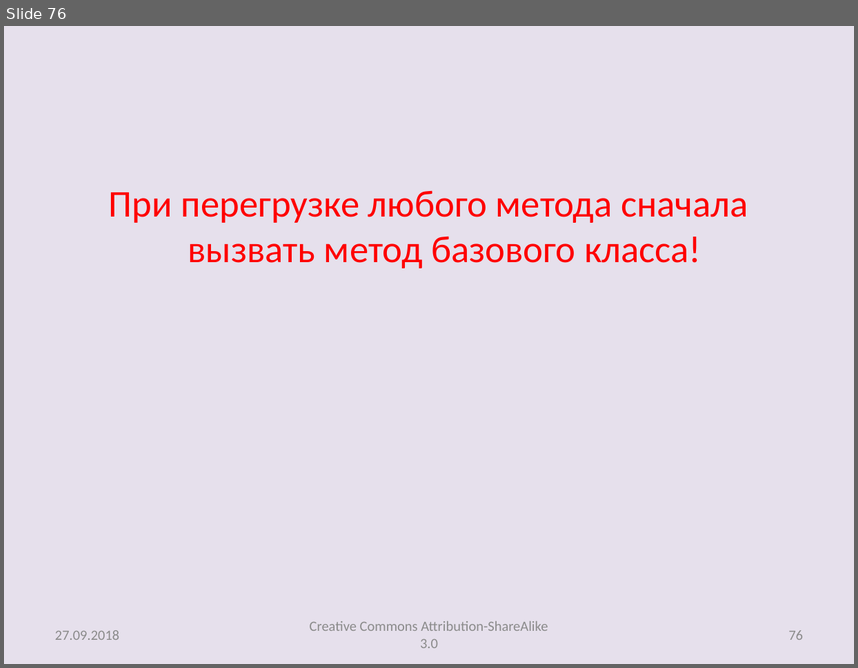
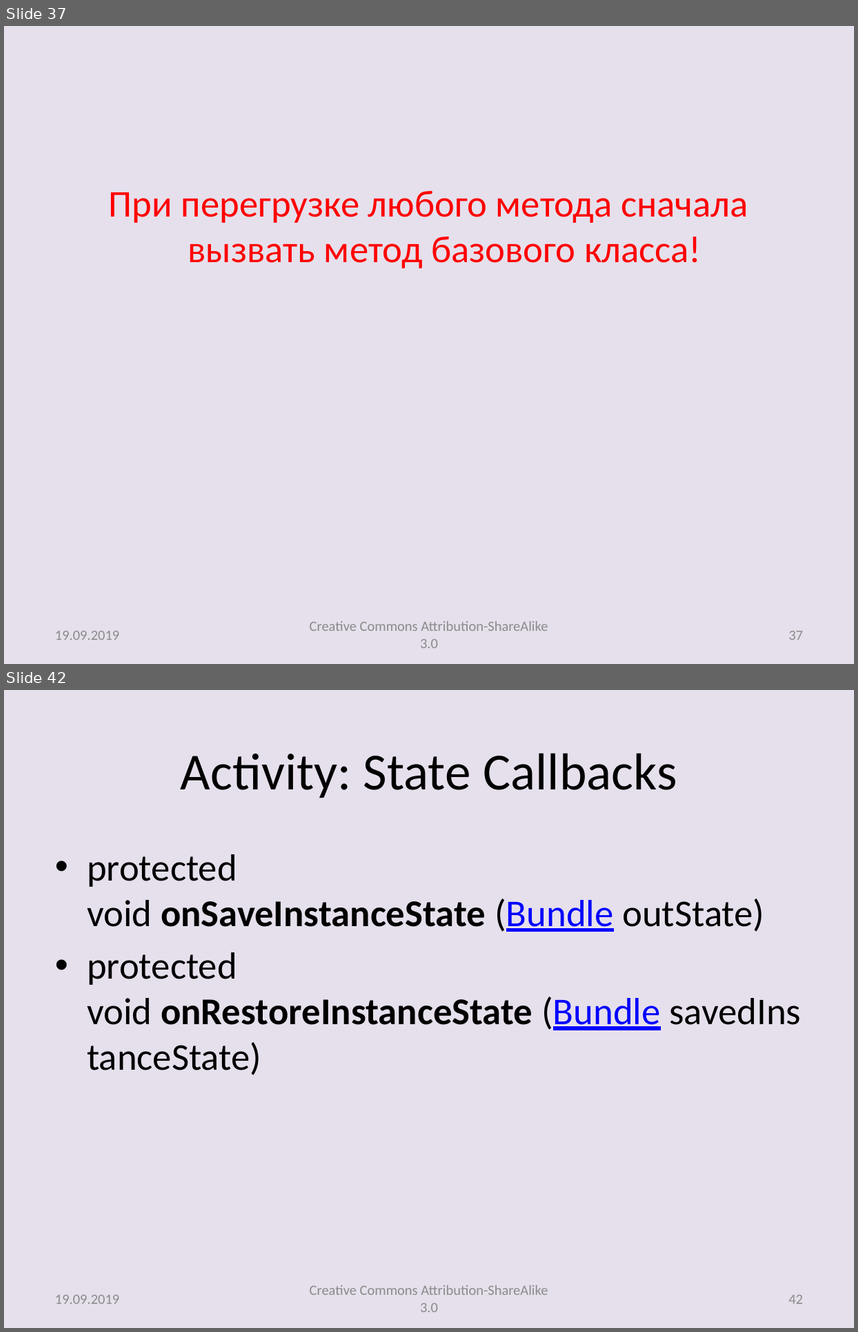
Before and after one commit to andrei-kuznetsov/android-lectures, a slide deck: lectures/Lecture003_AltRes_Activity.pptx. Shown one above the other, each under a label of ours: slide 76 before the commit, slides 37 and 42 after it; the slides between them are not shown. The pictures are 858x668 and 858x1332 pixels, drawn with LibreOffice and Linux fonts; fonts in the diff are those of the drawing. Boxes give left, top, right and bottom in pixels: in the first picture for what was removed or moved away, otherwise in the second. Text is boxed around its words. In the diff, an @@ line names an element or a change of style, - is before the commit and + after.

```diff
--- a/lectures/Lecture003_AltRes_Activity.pptx
+++ b/lectures/Lecture003_AltRes_Activity.pptx
@@ slide 42 added at [4, 690, 854, 1328], background #E6E0EC @@
@@ title added at [181, 753, 677, 798], 44 pt, text #000000 @@
+Activity: State Callbacks
@@ text added at [87, 854, 764, 1030], 32 pt, text #000000 @@
+• protected void onSaveInstanceState (Bundle outState)
+• protected void onRestoreInstanceState (Bundle savedInstanceState)
@@ text added at [310, 1285, 548, 1312], 12 pt, text #8C8C8C @@
+Creative Commons Attribution-ShareAlike 3.0
@@ text added at [55, 1294, 119, 1303], 12 pt, text #8C8C8C @@
+19.09.2019
@@ page number added at [789, 1294, 803, 1303], 12 pt, text #8C8C8C @@
+42
@@ what was slide 76 is now slide 37 @@
@@ slide 37 changed as well @@
@@ text at [55, 630, 119, 639]: text changed @@
-27.09.2018
+19.09.2019
@@ page number at [789, 630, 803, 639]: text changed @@
-76
+37
```
Also in this commit, not shown: 76 other slides changed, 16 other slides added, 2 other files.
